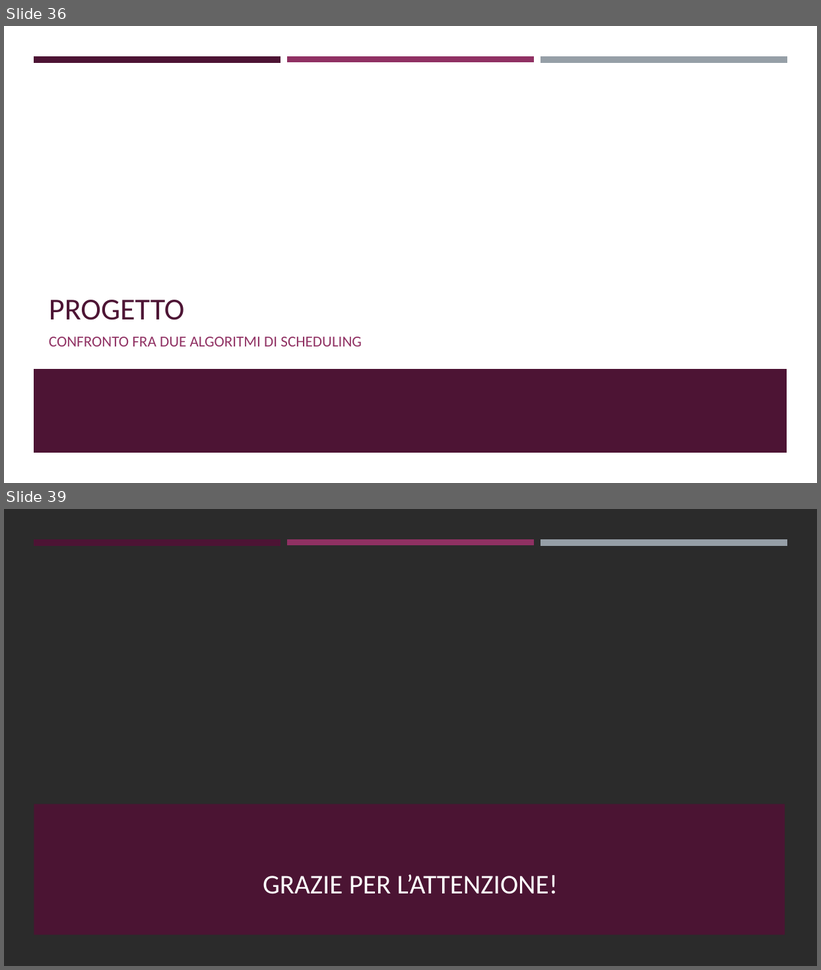
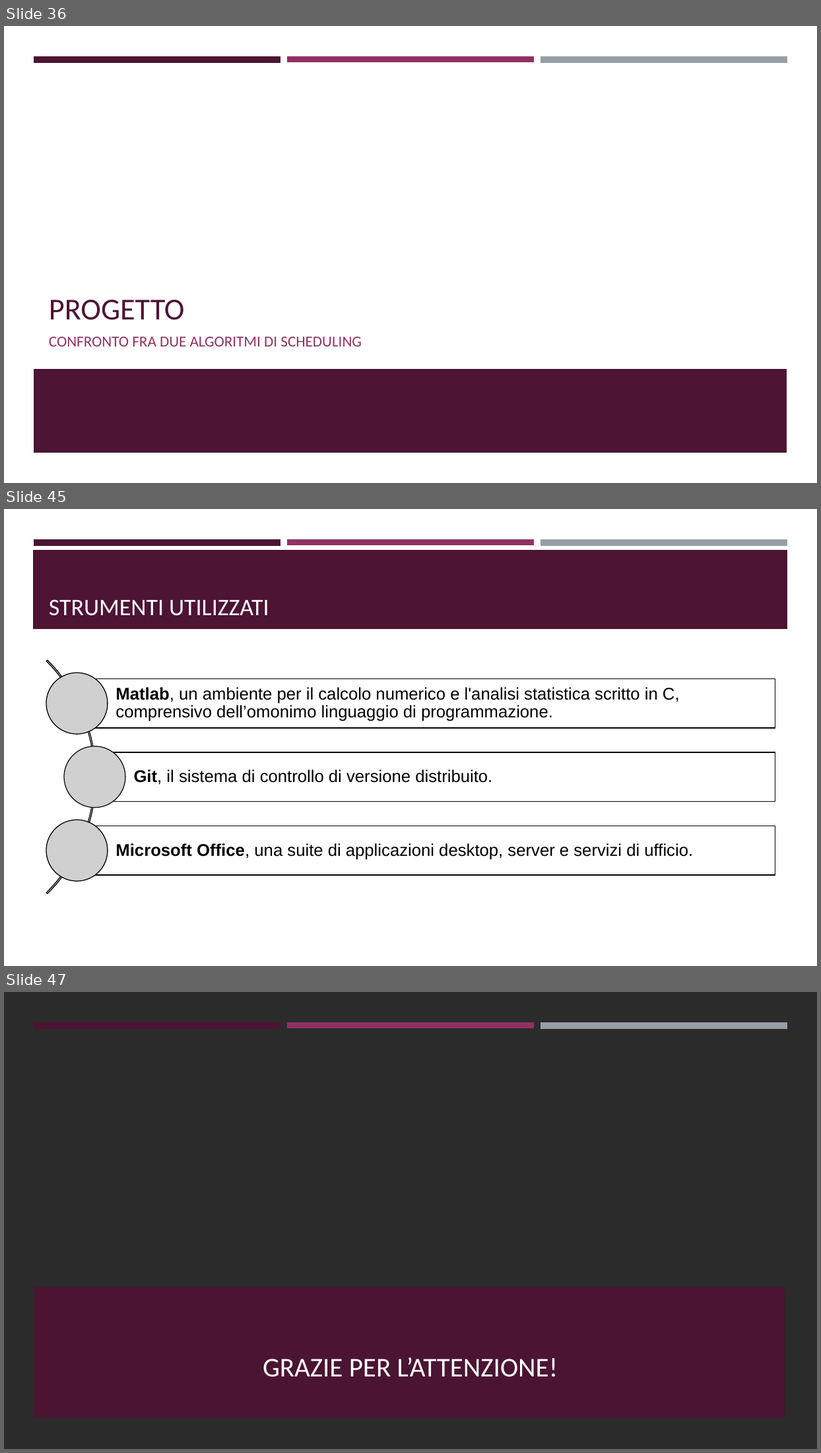
Before and after one commit to ivochan/SchedulingExercise, a slide deck: Algoritmi di scheduling real-time.odp. Shown one above the other, each under a label of ours: slides 36 and 39 before the commit, slides 36, 45 and 47 after it; the slides between them are not shown. The pictures are 821x970 and 821x1453 pixels, drawn with LibreOffice and Linux fonts; fonts in the diff are those of the drawing; grey boxes stand for pictures; background and template pictures are left out; a plain dark background stands for a picture behind light text. Boxes give left, top, right and bottom in pixels: in the first picture for what was removed or moved away, otherwise in the second. Text is boxed around its words. In the diff, an @@ line names an element or a change of style, - is before the commit and + after.

Commit message:
revisione dello script per il calcolo di U e modifiche a readme e presentazione

```diff
--- a/Algoritmi di scheduling real-time.odp
+++ b/Algoritmi di scheduling real-time.odp
@@ slide 45 added at [4,509,817,966], background #FFFFFF; not listed: 3 template elements that a slide beside it also shows @@
@@ freeform shape added at [33,550,788,629], fill #4D1434 @@
@@ title added at [49,599,269,616], 28 pt, text #FFFFFF @@
+STRUMENTI UTILIZZATI
@@ group added at [4,612,776,943]: 4 freeform shapes, 3 pictures @@
+Matlab, un ambiente per il calcolo numerico e l'analisi statistica scritto in C, comprensivo dell’omonimo linguaggio di programmazione.
+Git, il sistema di controllo di versione distribuito.
+Microsoft Office, una suite di applicazioni desktop, server e servizi di ufficio.
@@ what was slide 39 is now slide 47 @@
```
Also in this commit, not shown: 9 other slides added, 2 slides removed, 5 other files.
